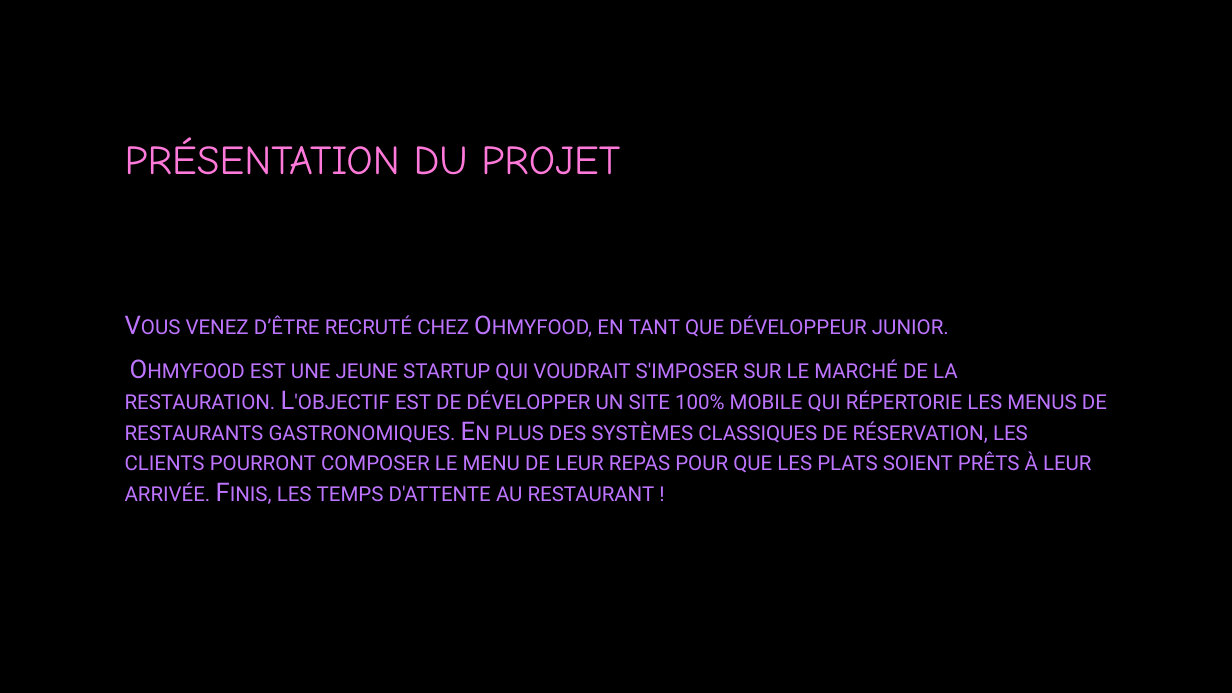
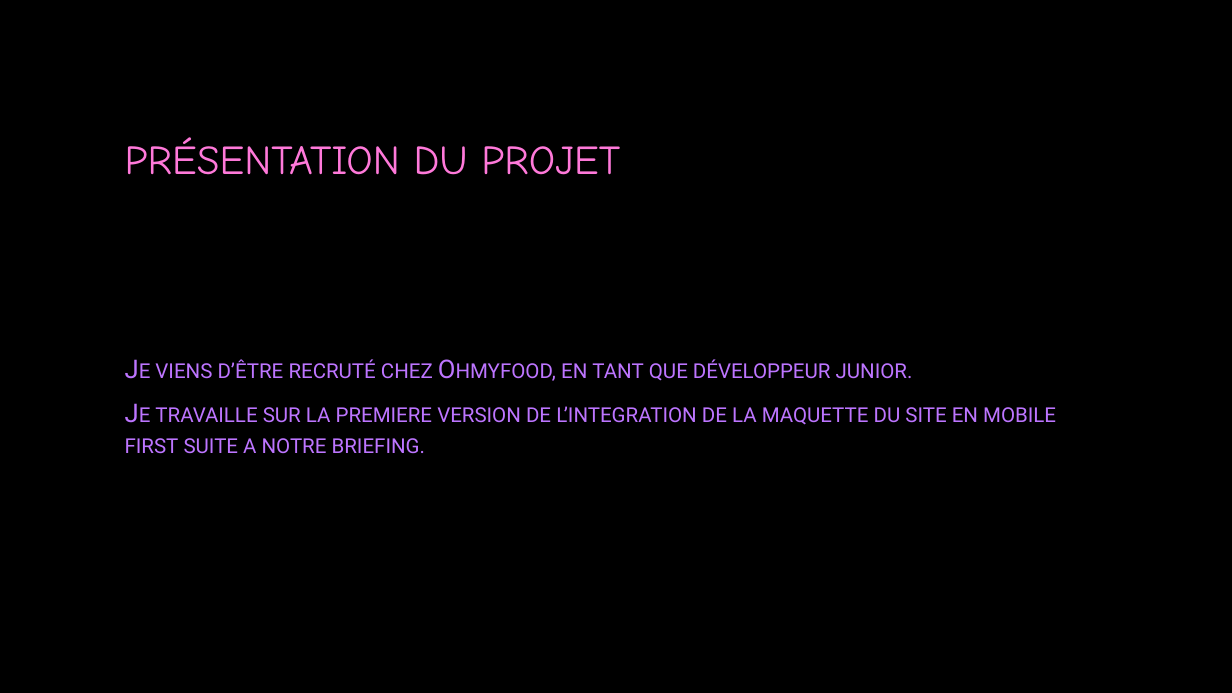
Before and after one commit to julescynamon/CYNAMONJules_3_19102021, a slide deck: slide 3 of PrésentationProjet 3.pptx. Drawn at 1232x693 pixels with LibreOffice and Linux fonts; fonts in the diff are those of the drawing; background and template pictures are left out. Boxes give left, top, right and bottom in pixels: in the first picture for what was removed or moved away, otherwise in the second. Text is boxed around its words. In the diff, an @@ line names an element or a change of style, - is before the commit and + after.

```diff
--- a/PrésentationProjet 3.pptx
+++ b/PrésentationProjet 3.pptx
@@ text at (125,359,1056,454): text changed @@
-Vous venez d’être recruté chez Ohmyfood, en tant que développeur junior.
-Ohmyfood est une jeune startup qui voudrait s'imposer sur le marché de la restauration. L'objectif est de développer un site 100% mobile qui répertorie les menus de restaurants gastronomiques. En plus des systèmes classiques de réservation, les clients pourront composer le menu de leur repas pour que les plats soient prêts à leur arrivée. Finis, les temps d'attente au restaurant !
+Je viens d’être recruté chez Ohmyfood, en tant que développeur junior.
+Je travaille sur la premiere version de l’integration de la maquette du site en mobile first suite a notre briefing.
```
Also in this commit, not shown: 6 other files.
